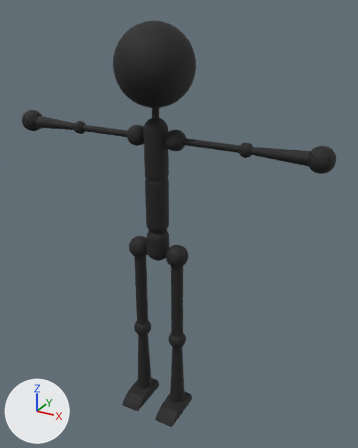
A saved change to the FBX model Assets/Art/Models/Stickman_TPose.fbx.
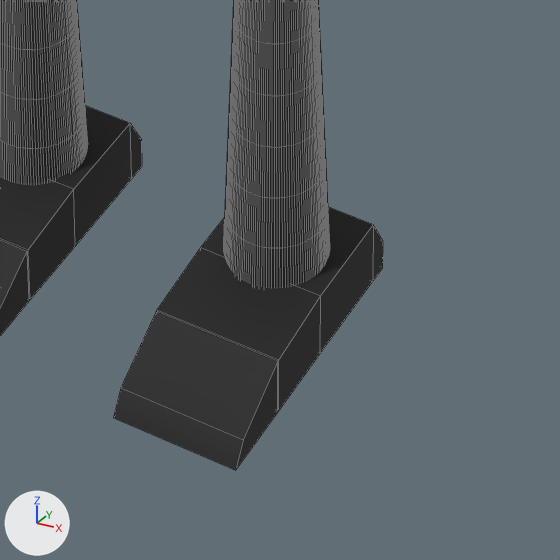
Old and new are each drawn whole from a 50 mm lens placed at (1.86, -3.04, 3.31), pointed at (0.12, 0.13, 1.72) and again close up on the part from 39% to 60% of the width and 81% to 98% of the height. Every picture has the same lights, and +X, +Y and +Z are marked at lower left. The close-ups show mesh edges as thin lines. Where no turn or scale is listed for an object, it has been applied to the vertices.

Objects in the first close-up: 'LeftFoot', 'LeftLeg', 'RightFoot', 'RightLeg'.
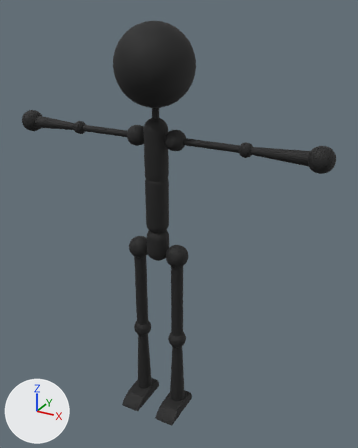
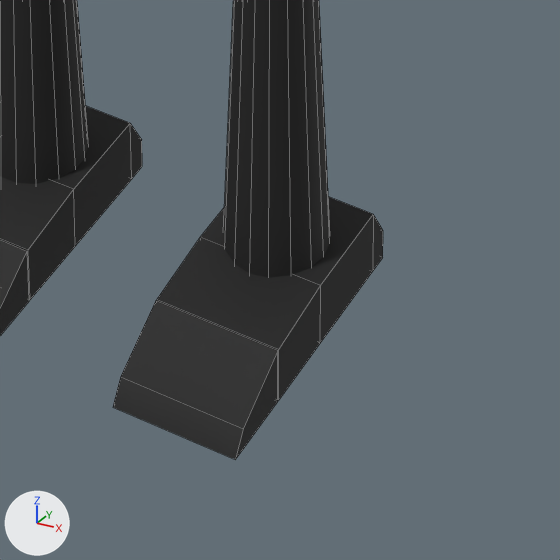
Where the newer file only moved an object's origin or applied its transform, the numbers keep the older frame.

What differs and where, as boxes (x1, y1, x2, y2) in the close-ups (560 x 560 px):
'LeftFoot', moved
    before: (113, 207, 383, 470)
    after: (113, 197, 383, 460)
'LeftLeg', reshaped
    before: (224, 0, 330, 288)
    after: (223, 0, 330, 278)

What changed in the scene script:
```text
Change me_mesh_002:
    used by ob_leftleg; location = (0.173, 0.0, 0.717)
    remove me_mesh_002.from_pydata(...)  # 2114 vertices, 1920 faces; spans x -0.073..0.073, y -0.073..0.073, z -0.653..0.073
    add me_mesh_002.from_pydata(...)  # 434 vertices, 408 faces; spans x -0.073..0.073, y -0.073..0.073, z -0.653..0.073
    me_mesh_002 part 1: 1713 vertices removed from x -0.066..0.065, y -0.065..0.066, z -0.653..-0.058; 33 vertices added at x -0.067..0.067, y -0.067..0.067, z -0.653..-0.058
Change ob_leftfoot:
    ob_leftfoot.location: (0.175, -0.062, 0.024) -> (0.175, -0.062, 0.04)
```
